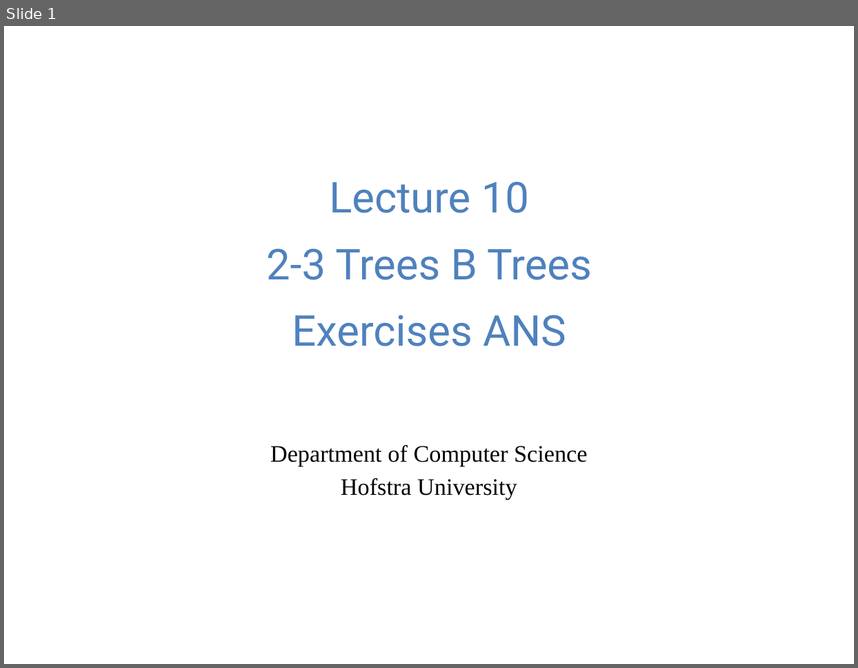
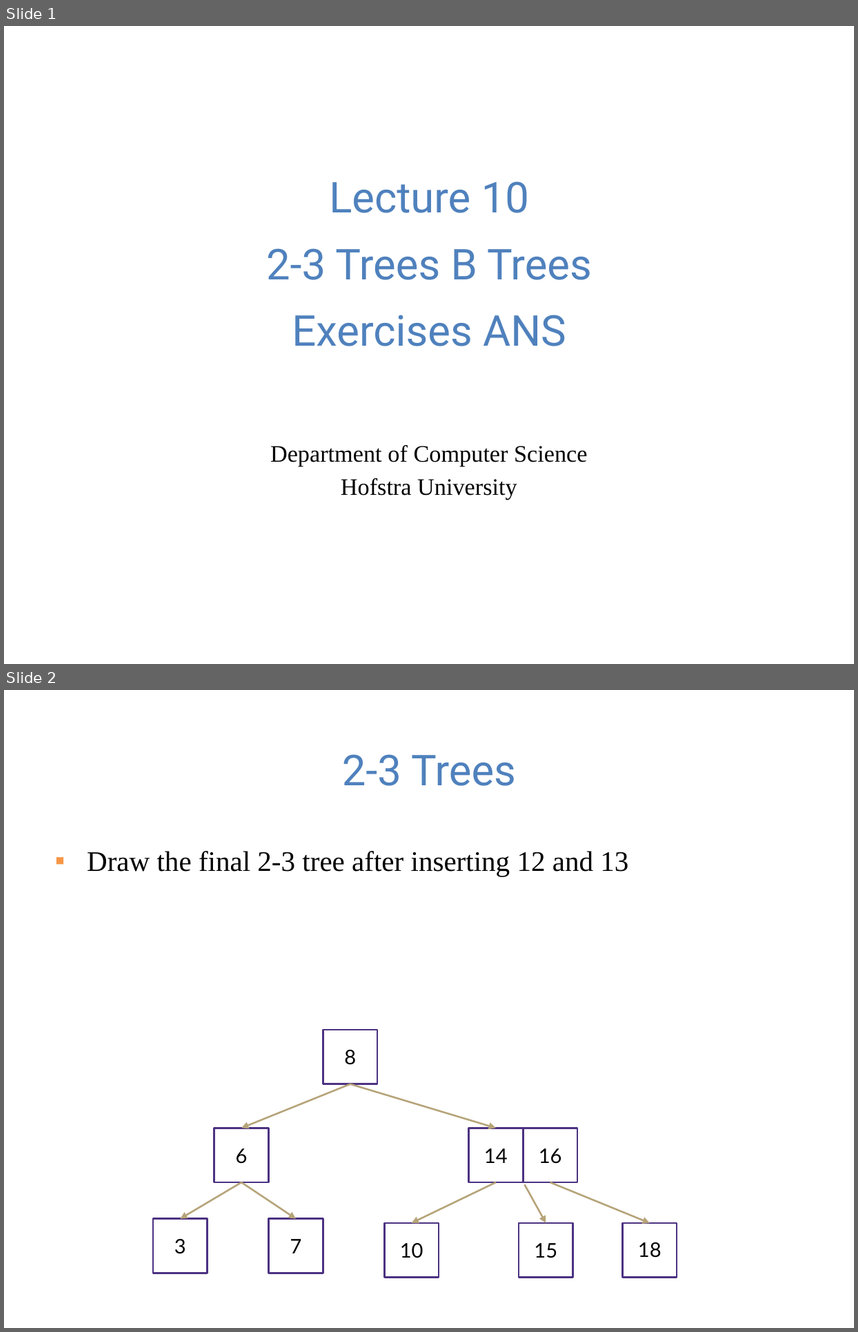
Before and after one commit to guhofstra/CSC111Fa25, a slide deck: PPTs/Lecture 10-2-3 trees B trees Exercises ANS.pptx. Shown one above the other, each under a label of ours: slide 1 before the commit, slides 1 and 2 after it. The pictures are 858x668 and 858x1332 pixels, drawn with LibreOffice and Linux fonts; fonts in the diff are those of the drawing. Boxes give left, top, right and bottom in pixels: in the first picture for what was removed or moved away, otherwise in the second. Text is boxed around its words. In the diff, an @@ line names an element or a change of style, - is before the commit and + after.

```diff
--- a/PPTs/Lecture 10-2-3 trees B trees Exercises ANS.pptx
+++ b/PPTs/Lecture 10-2-3 trees B trees Exercises ANS.pptx
@@ slide 2 added at (x1=4, y1=690, x2=854, y2=1328), background #FFFFFF @@
@@ title added at (x1=342, y1=754, x2=516, y2=786), 36 pt, text #4F81BD @@
+2-3 Trees
@@ text added at (x1=87, y1=851, x2=628, y2=876), 24 pt, text #000000 @@
+▪ Draw the final 2-3 tree after inserting 12 and 13
@@ rectangle added at (x1=323, y1=1029, x2=377, y2=1083), outline #4C3282 1.5 pt @@
@@ text added at (x1=344, y1=1049, x2=356, y2=1065), 17 pt, text #000000 @@
+8
@@ arrow added from (350, 1083) to (241, 1127), #B6A479 1.5 pt @@
@@ arrow added from (350, 1083) to (496, 1127), #B6A479 1.5 pt @@
@@ rectangle added at (x1=214, y1=1127, x2=268, y2=1182), outline #4C3282 1.5 pt @@
@@ rectangle added at (x1=469, y1=1127, x2=524, y2=1182), outline #4C3282 1.5 pt @@
@@ rectangle added at (x1=524, y1=1127, x2=578, y2=1182), outline #4C3282 1.5 pt @@
@@ text added at (x1=236, y1=1148, x2=248, y2=1163), 17 pt, text #000000 @@
+6
@@ text added at (x1=484, y1=1148, x2=508, y2=1163), 17 pt, text #000000 @@
+14
@@ text added at (x1=539, y1=1148, x2=562, y2=1163), 17 pt, text #000000 @@
+16
@@ arrow added from (241, 1182) to (180, 1219), #B6A479 1.5 pt @@
@@ arrow added from (241, 1182) to (296, 1219), #B6A479 1.5 pt @@
@@ arrow added from (496, 1182) to (411, 1223), #B6A479 1.5 pt @@
@@ arrow added from (524, 1184) to (546, 1223), #B6A479 1.5 pt @@
@@ arrow added from (550, 1182) to (650, 1223), #B6A479 1.5 pt @@
@@ rectangle added at (x1=153, y1=1219, x2=207, y2=1273), outline #4C3282 1.5 pt @@
@@ rectangle added at (x1=268, y1=1219, x2=323, y2=1273), outline #4C3282 1.5 pt @@
@@ rectangle added at (x1=384, y1=1223, x2=439, y2=1277), outline #4C3282 1.5 pt @@
@@ rectangle added at (x1=519, y1=1223, x2=573, y2=1277), outline #4C3282 1.5 pt @@
@@ rectangle added at (x1=623, y1=1223, x2=677, y2=1277), outline #4C3282 1.5 pt @@
@@ text added at (x1=174, y1=1239, x2=186, y2=1254), 17 pt, text #000000 @@
+3
@@ text added at (x1=290, y1=1239, x2=302, y2=1253), 17 pt, text #000000 @@
+7
@@ text added at (x1=400, y1=1243, x2=424, y2=1258), 17 pt, text #000000 @@
+10
@@ text added at (x1=534, y1=1243, x2=557, y2=1258), 17 pt, text #000000 @@
+15
@@ text added at (x1=638, y1=1242, x2=662, y2=1257), 17 pt, text #000000 @@
+18
```
Also in this commit, not shown: 3 other slides added, 8 other files.
